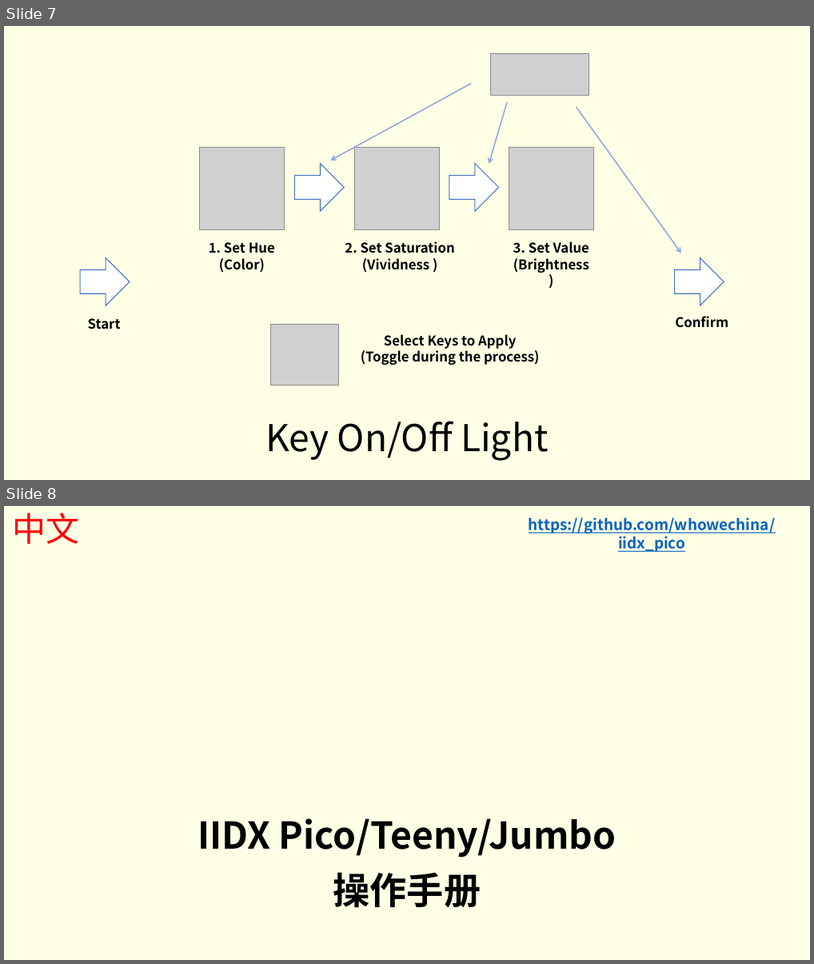
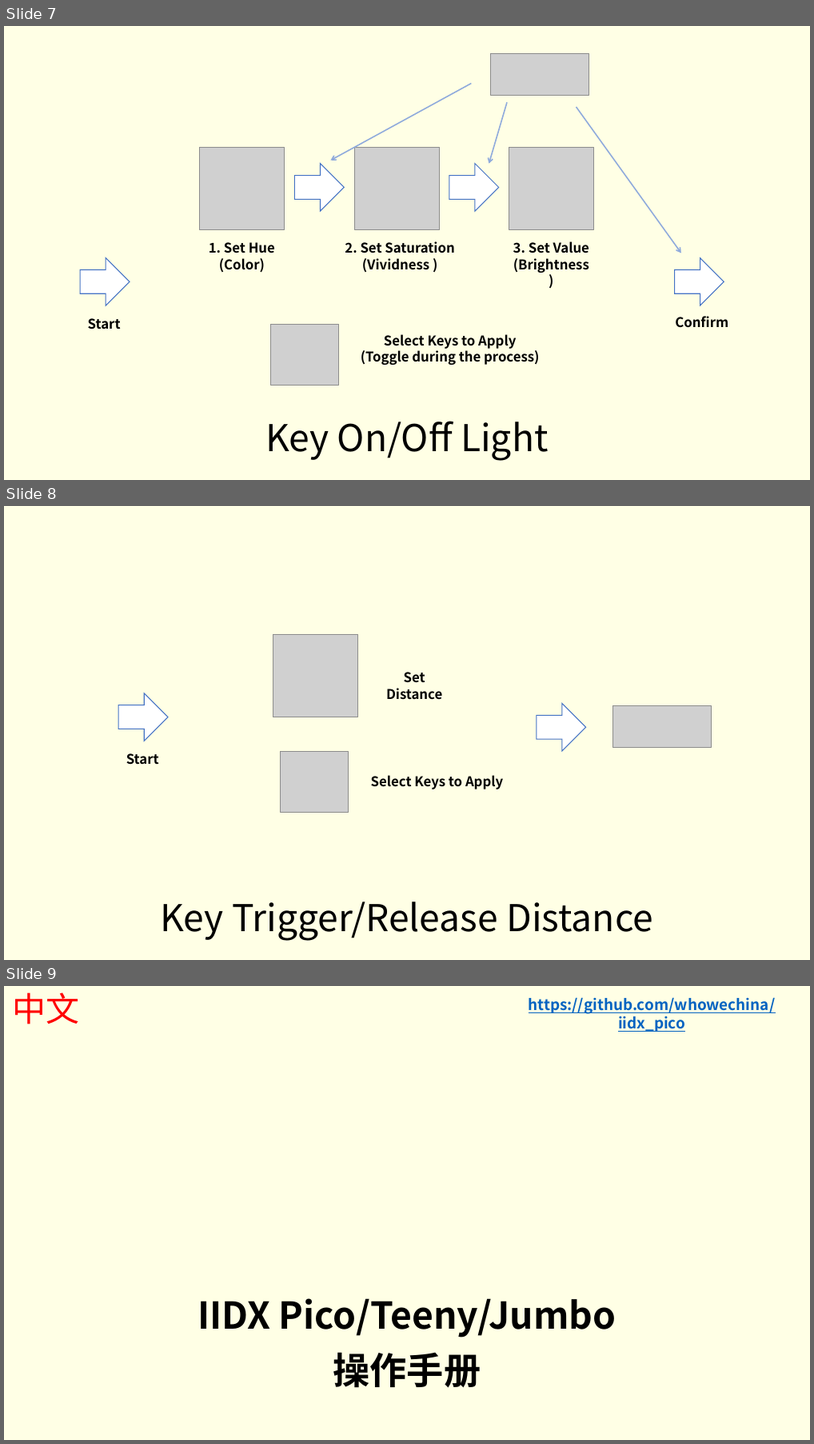
Before and after one commit to whowechina/iidx_pico, a slide deck: doc/IIDX_Pico_Manual.pptx. Shown one above the other, each under a label of ours: slides 7 and 8 before the commit, slides 7, 8 and 9 after it. The pictures are 814x964 and 814x1444 pixels, drawn with LibreOffice and Linux fonts; fonts in the diff are those of the drawing; grey boxes stand for pictures; background and template pictures are left out. Boxes give left, top, right and bottom in pixels: in the first picture for what was removed or moved away, otherwise in the second. Text is boxed around its words. In the diff, an @@ line names an element or a change of style, - is before the commit and + after.

Commit message:
Live trigger distance setting

```diff
--- a/doc/IIDX_Pico_Manual.pptx
+++ b/doc/IIDX_Pico_Manual.pptx
@@ slide 8 added at (4, 506, 810, 960), background #FFFFE5 @@
@@ picture added at (274, 635, 358, 717) @@
@@ text added at (386, 672, 442, 700), 16 pt, text #000000, bold @@
+Set Distance
@@ right arrow added at (118, 693, 168, 740), fill #FFFFFF, outline #4472C4 1 pt @@
@@ right arrow added at (537, 704, 586, 751), fill #FFFFFF, outline #4472C4 1 pt @@
@@ picture added at (614, 706, 712, 748) @@
@@ text added at (126, 753, 159, 764), 16 pt, text #000000, bold @@
+Start
@@ picture added at (281, 751, 348, 812) @@
@@ text added at (371, 775, 503, 789), 16 pt, text #000000, bold @@
+Select Keys to Apply
@@ title added at (160, 901, 654, 940), 44 pt, text #000000 @@
+Key Trigger/Release Distance
@@ what was slide 8 is now slide 9 @@
```
Also in this commit, not shown: 3 slides changed, 1 other slide added, 4 other files.
